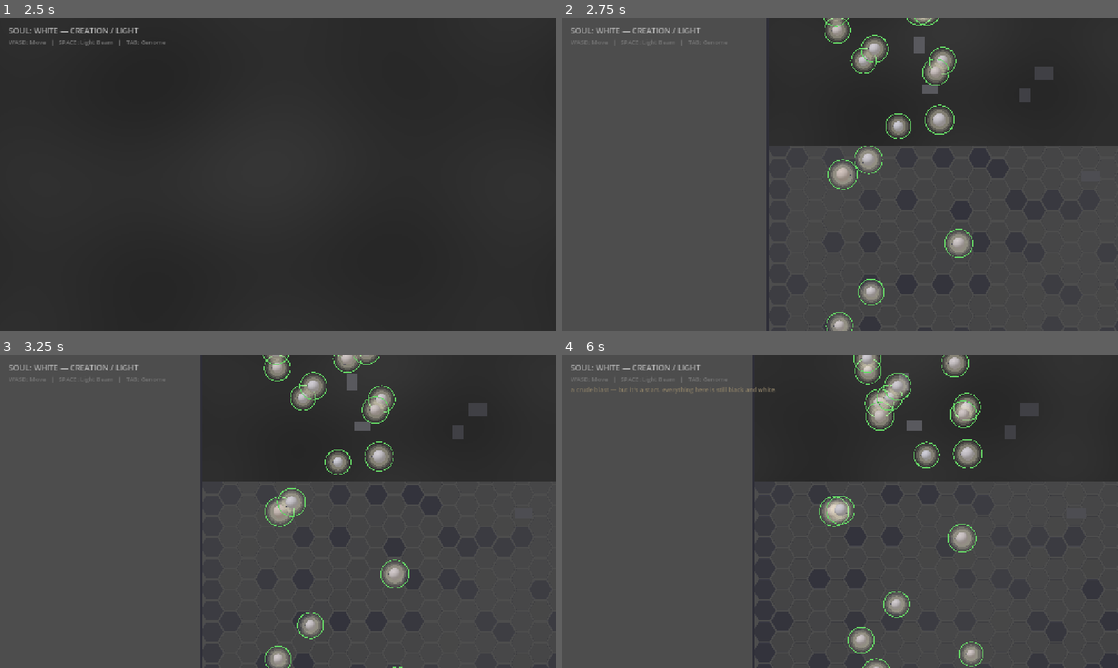
Above: before the commit, frames 1-4 (two rows, left to right).
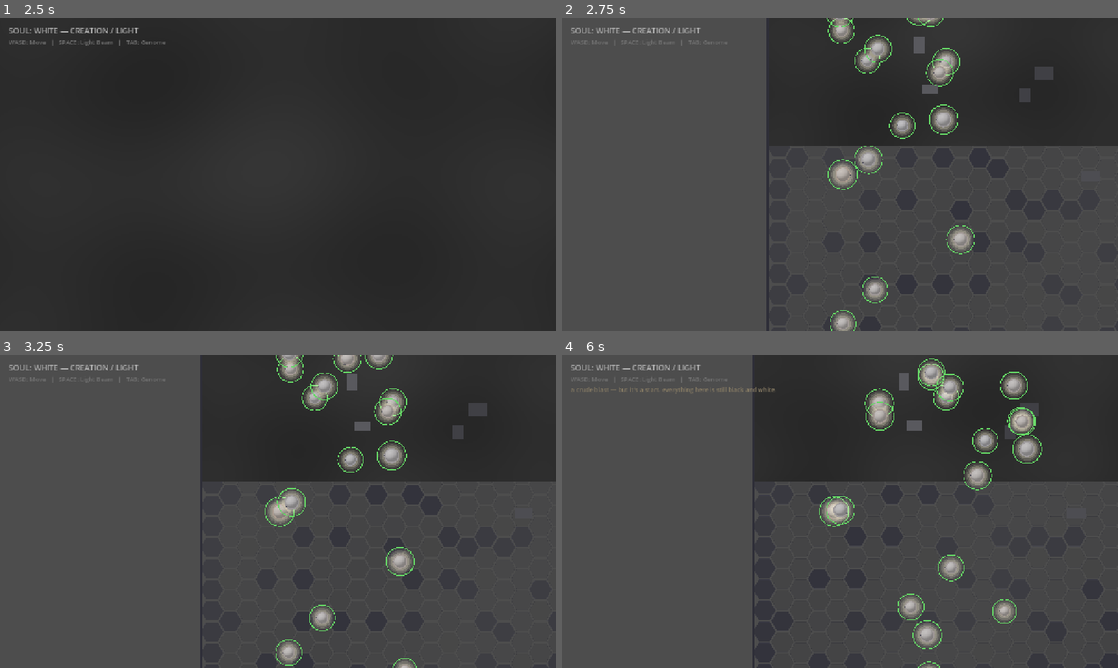
Above: after the commit, the same moments.

Repository: AtmaOVictu/soul-evolution
Game: Godot game, scene res://scenes/main.tscn
Same seed, same stepped clock (60 frames per second), same inputs: the game is played once before the commit and once after it.
Inputs (mouse positions are in pixels of both pictures, inside the frame that each line leads up to):
- Up to frame 1 (2.5 s): click "PLAY" at 0.5 s; click "WHITE — Matter / Electron" at 1.25 s; tap Enter at 2 s; move the mouse to (400, 158) at 2.02 s; hold D from 2.03 s (still down); tap Tab at 2.1 s; click (400, 158) at 2.17 s; tap Space at 2.27 s
- Up to frame 2 (2.75 s): keep holding D
- Up to frame 3 (3.25 s): release D at 2.75 s; drag from (166, 527) to (250, 574) at 2.77 s
- Up to frame 4 (6 s): move the mouse to (895, 442) at 3.52 s; hold D 3.53-4.25 s; tap Tab at 3.6, 5.1 s; drag from (812, 574) to (673, 464) at 4.27 s; move the mouse to (1006, 558) at 5.02 s; hold A 5.03-5.75 s; tap Space at 5.27 s; drag from (673, 464) to (756, 433) at 5.77 s

Frame 1 is identical in both runs. In frame 2, 2.3% of the frame differs, in the area x 47-75%, y 0-100%; in frame 3, 3.8%; in frame 4, 5.6%, in the area x 47-87%, y 0-100%.

Commit message:
canon: quantum fabric/strings (07-fabric.md), scenario 011 (substrate), mythos update, debate-log 012

Diff:
--- a/scripts/hex_grid.gd
+++ b/scripts/hex_grid.gd
@@ -158,10 +158,13 @@
 	# How much color has entered the world through annihilation (main.gd) —
 	# the grid's ripple carries that color instead of staying purely decorative.
 	var color_ratio := 0.0
+	var balance := 0.0
 	var parent := get_parent()
 	if parent and "world_color" in parent and "army_size" in parent:
 		var max_color: float = float(parent.army_size) * 2.0
 		color_ratio = clampf(float(parent.world_color) / maxf(max_color, 1.0), 0.0, 1.0)
+	if parent and "color_balance" in parent:
+		balance = parent.color_balance
 	for c in grid_cols:
 		for r in grid_rows:
 			var center := Vector2(
@@ -197,6 +200,13 @@
 			fill_col.a *= 0.7 + wave * 0.5
 			if color_ratio > 0.0:
 				var tint := Color(0.5, 0.3, 0.6) if t != T_DARK else Color(0.4, 0.22, 0.5)
+				# Balance skews the tint's hue, not its amount: white ahead
+				# warms it, black ahead cools it. 0.0 (neutral middle) leaves
+				# the base tint untouched.
+				if balance > 0.0:
+					tint = tint.lerp(Color(0.75, 0.55, 0.4), balance * 0.5)
+				elif balance < 0.0:
+					tint = tint.lerp(Color(0.3, 0.28, 0.55), -balance * 0.5)
 				fill_col = fill_col.lerp(tint, color_ratio * wave * 0.4)
 			draw_colored_polygon(points, fill_col)
 			for i in 6:
--- a/scripts/main.gd
+++ b/scripts/main.gd
@@ -41,6 +41,22 @@
 var active_body: Node2D = null
 var battle_active: bool = false
 var army_size: int = 20
+
+# --- Neutron remnants (the third state) + dust ---
+# Its own system, not folded into obstacle_rects/substance: a neutron is a
+# conceptually different thing from a destructible wall, and dust is a
+# conceptually different resource from substance. See CRITICAL_BRIEF.md §8-9.
+var neutron_remnants: Array = []
+var dust: int = 0
+
+# --- Color balance (its own system — a rubber-band signal, not world_color) ---
+# -1.0 = all black, 0.0 = neutral middle, +1.0 = all white. Currently expressed
+# via the background only; the "disadvantaged side deals more damage" half
+# has nowhere to attach yet — there is no soul-vs-soul combat damage system at
+# all (beam/force-field only ever hit obstacles/neutron_remnants; souls only
+# fight each other via contact-annihilation, which is binary, not damage-based).
+var color_balance: float = 0.0
+var dust_label: Label = null
 
 var void_bg: ColorRect
 var hud: CanvasLayer
@@ -86,9 +102,25 @@
 				active_body.genome.STR, active_body.genome.STA,
 				active_body.genome.WIS, active_body.genome.DEX])
 			print("[TEST]  ego=%.2f psi=%.3f" % [active_body.genome.ego, active_body.genome.psi])
-	# Wait and observe
-	await get_tree().create_timer(5.0).timeout
-	print("[TEST]  After 5s: active alive? ", active_body.get_life_pct() if active_body and is_instance_valid(active_body) else "dead/gone")
+	# Wait and observe — long enough for armies to actually close distance
+	# and annihilate at least once (they start ~1500-2000px apart)
+	await get_tree().create_timer(15.0).timeout
+	print("[TEST]  After 15s: active alive? ", active_body.get_life_pct() if active_body and is_instance_valid(active_body) else "dead/gone")
+	print("[TEST]  world_color: ", world_color, "  death_count: ", death_count)
+	print("[TEST]  neutron_remnants: ", neutron_remnants.size(), "  dust: ", dust)
+	# Verify dust actually flows from destroying a neutron remnant. --auto never
+	# simulates a SPACE press (same reason obstacle-beam collision is also
+	# unexercised here), so teleport next to one and fire directly to prove
+	# the collision path itself, not just assert it by analogy.
+	if neutron_remnants.size() > 0 and active_body and is_instance_valid(active_body):
+		var target: Node2D = neutron_remnants[0]
+		if is_instance_valid(target):
+			active_body.position = target.position - Vector2(100.0, 0.0)
+			active_body.facing_angle = 0.0
+			for i in 6:
+				active_body._fire_ability()
+				await get_tree().create_timer(0.35).timeout
+			print("[TEST]  after firing at remnant: neutron_remnants=", neutron_remnants.size(), " dust=", dust)
 	print("[TEST] === AUTO TEST COMPLETE ===")
 
 
@@ -100,9 +132,13 @@
 		_check_projectile_collisions()
 		_check_soul_obstacle_collision()
 		_check_force_field()
+		_check_neutron_remnant_collisions()
+		_check_neutron_remnant_blocking()
 		_update_army_ai(delta)
 		_update_active_body(delta)
 		_update_effects(delta)
+		if dust_label:
+			dust_label.text = "⚙ %d" % dust if dust > 0 else ""
 		# Narrator speaks periodically (more often now)
 		narrator_timer += delta
 		if narrator_timer > 5.0:
@@ -400,6 +436,10 @@
 	obstacle_rects.clear()
 	obstacle_hp.clear()
 	obstacle_max_hp.clear()
+	for rem in neutron_remnants:
+		if is_instance_valid(rem):
+			rem.queue_free()
+	neutron_remnants.clear()
 
 
 # --- HUD ---
@@ -433,6 +473,11 @@
 	first_blast_label.add_theme_color_override("font_color", Color(0.55, 0.5, 0.4))
 	first_blast_label.visible = false
 	vbox.add_child(first_blast_label)
+	dust_label = Label.new()
+	dust_label.text = ""
+	dust_label.add_theme_font_size_override("font_size", 13)
+	dust_label.add_theme_color_override("font_color", Color(0.5, 0.48, 0.42))
+	vbox.add_child(dust_label)
 	flavor_label = Label.new()
 	flavor_label.text = ""
 	flavor_label.horizontal_alignment = HORIZONTAL_ALIGNMENT_RIGHT
@@ -683,6 +728,55 @@
 				break
 		if beam_hit and pi < projectiles.size():
 			projectiles.remove_at(pi)
+
+
+func _check_neutron_remnant_collisions() -> void:
+	# Beam vs. wreckage — its own check, not merged into the obstacle-beam
+	# logic above, because breaking a neutron yields dust, a resource
+	# conceptually distinct from substance/upgrade_points.
+	var soul := active_body
+	if not soul or not is_instance_valid(soul) or not soul.has_method("get_active_projectiles"):
+		return
+	var projectiles: Array[Dictionary] = soul.get_active_projectiles()
+	for pi in range(projectiles.size() - 1, -1, -1):
+		var proj: Dictionary = projectiles[pi]
+		if proj.get("type") != "beam":
+			continue
+		var beam_start: Vector2 = soul.position + proj["start"]
+		var beam_end: Vector2 = soul.position + proj["end"]
+		var beam_hit := false
+		for ri in range(neutron_remnants.size() - 1, -1, -1):
+			var rem: Node2D = neutron_remnants[ri]
+			if not is_instance_valid(rem):
+				neutron_remnants.remove_at(ri)
+				continue
+			var closest := Geometry2D.get_closest_point_to_segment(rem.position, beam_start, beam_end)
+			if closest.distance_to(rem.position) < rem.radius * 0.7:
+				var destroyed: bool = rem.take_beam_damage(int(proj["damage"]))
+				_spawn_beam_impact(rem.position)
+				beam_hit = true
+				if destroyed:
+					dust += randi_range(2, 4)
+					rem.queue_free()
+					neutron_remnants.remove_at(ri)
+				break
+		if beam_hit and pi < projectiles.size():
+			projectiles.remove_at(pi)
+
+
+func _check_neutron_remnant_blocking() -> void:
+	# Wreckage is solid — the arena narrows as its own war fills it with
+	# debris ("movement grows heavy", CRITICAL_BRIEF.md §3/§8).
+	if not active_body or not is_instance_valid(active_body):
+		return
+	for rem in neutron_remnants:
+		if not is_instance_valid(rem):
+			continue
+		var min_dist: float = active_body.radius + rem.radius
+		var dist: float = active_body.position.distance_to(rem.position)
+		if dist < min_dist and dist > 0.01:
+			var push_dir: Vector2 = (active_body.position - rem.position).normalized()
+			active_body.position += push_dir * (min_dist - dist)
 
 
 func _check_force_field() -> void:
@@ -807,8 +901,15 @@
 			if sn != active_body:
 				_ai_think(sn, enemies, delta)
 	_update_concealment(delta)
+	_update_color_balance()
 	_check_annihilation()
 	_check_battle_end()
+
+
+func _update_color_balance() -> void:
+	# -1.0 = all black, 0.0 = neutral middle, +1.0 = all white.
+	var total := white_army.size() + black_army.size()
+	color_balance = float(white_army.size() - black_army.size()) / float(maxi(total, 1))
 
 
 func _update_concealment(delta: float) -> void:
@@ -904,7 +1005,12 @@
 			final_target = formation_target.lerp(enemy_centroid, 0.4)
 		var to_target: Vector2 = final_target - sn.position
 		if to_target.length() > 20.0:
-			sn.position += to_target.normalized() * sn.genome.get_speed() * 0.15 * delta
+			# 0.15 (was the value before the WASD-input bug fix) turned out to be
+			# too slow to ever close the ~1800px starting gap between armies in
+			# reasonable time — that was previously masked by every soul also
+			# drifting with the player's raw input. Real AI-only speed needs to
+			# be faster now that masking is gone.
+			sn.position += to_target.normalized() * sn.genome.get_speed() * 0.35 * delta
 		if sn.polarity == 1 and sn.force_field_strength < 0.3:
 			# Black: keep force field warm to control territory
 			sn.force_field_active = true
@@ -968,12 +1074,18 @@
 func _check_incarnation() -> void:
 	if not soul_stream:
 		return
-	# Find next alive soul on the same side
+	# The dying body — captured before we search, and explicitly excluded
+	# below. Annihilation kills via queue_free() without ever touching HP, so
+	# at this point the dying soul can still read get_life_pct() > 0.0 and
+	# still be sitting in the army array: without this exclusion the search
+	# picks the very soul that's about to be freed two lines later, and no
+	# real incarnation happens.
+	var dying := active_body
 	if active_body and is_instance_valid(active_body):
 		active_body.is_active = false
 	var army: Array = white_army if soul_stream.current_body and soul_stream.current_body.polarity == 0 else black_army
 	for sn in army:
-		if is_instance_valid(sn) and sn.has_method("get_life_pct") and sn.get_life_pct() > 0.0:
+		if sn != dying and is_instance_valid(sn) and sn.has_method("get_life_pct") and sn.get_life_pct() > 0.0:
 			# The reserve gains ego (but less than the original)
 			sn.genome.ego = 0.8
 			sn.genome.set_ego(0.8)
@@ -1013,9 +1125,13 @@
 				continue
 			var dist: float = white_soul.position.distance_to(black_soul.position)
 			if dist < white_soul.radius + black_soul.radius + 4.0:
-				# ANNIHILATION! Both destroyed, color released
+				# ANNIHILATION! Both destroyed, color released — AND a third
+				# state: the pair neutralizes into a broken physical remnant,
+				# not just an abstract counter. See CRITICAL_BRIEF.md §8.
 				var contact_point: Vector2 = (white_soul.position + black_soul.position) * 0.5
 				_spawn_annihilation_effect(contact_point)
+				_crack_open_nearby_remnants(contact_point)
+				_spawn_neutron_remnant(contact_point)
 				# Release substance (color) into the world
 				substance += 2
 				world_color += 1
@@ -1044,6 +1160,31 @@
 			black_army.remove_at(i)
 
 
+func _spawn_neutron_remnant(pos: Vector2) -> void:
+	var remnant_script = preload("res://scripts/neutron_remnant.gd")
+	var remnant := Node2D.new()
+	remnant.name = "Neutron_%d" % neutron_remnants.size()
+	remnant.set_script(remnant_script)
+	remnant.position = pos
+	add_child(remnant)
+	neutron_remnants.append(remnant)
+
+
+func _crack_open_nearby_remnants(pos: Vector2) -> void:
+	# New violence near old wreckage reclaims it — reverts to color instead
+	# of staying permanently spent. See CRITICAL_BRIEF.md §8.
+	for i in range(neutron_remnants.size() - 1, -1, -1):
+		var rem: Node2D = neutron_remnants[i]
+		if not is_instance_valid(rem):
+			neutron_remnants.remove_at(i)
+			continue
+		if rem.position.distance_to(pos) < 90.0:
+			world_color += 1
+			_spawn_annihilation_effect(rem.position)
+			rem.queue_free()
+			neutron_remnants.remove_at(i)
+
+
 func _spawn_annihilation_effect(pos: Vector2) -> void:
 	# Bright flash + expanding color rings — the energy of creation
 	for i in 6:
--- /dev/null
+++ b/scripts/neutron_remnant.gd
@@ -0,0 +1,57 @@
+extends Node2D
+## Neutron remnant — the third state. What an annihilated soul becomes: not
+## white, not black, a broken and inert fragment of what was a body. Physical
+## wreckage, not a hidden counter — it blocks movement, degrades under fire,
+## and yields dust when destroyed. A later annihilation nearby can crack it
+## back open (see main.gd _check_annihilation) — reclaimed, not permanent.
+##
+## Deliberately its own system (own script, own state) rather than folded
+## into the existing ColorRect obstacle arrays in main.gd — a neutron is a
+## conceptually different thing from a destructible wall.
+
+var hp: int = 4
+var max_hp: int = 4
+var radius: float = 22.0
+var _shard_seed: int = 0
+
+
+func _ready() -> void:
+	_shard_seed = randi()
+	queue_redraw()
+
+
+func get_life_ratio() -> float:
+	return float(hp) / float(max_hp) if max_hp > 0 else 0.0
+
+
+## Returns true if this destroys the remnant.
+func take_beam_damage(amount: int) -> bool:
+	hp -= amount
+	queue_redraw()
+	return hp <= 0
+
+
+func _draw() -> void:
+	# Broken, split — not a sphere. A handful of jagged shard fragments held
+	# loosely around a center point. Seeded so the shape is stable across
+	# redraws (only changes when damaged), not re-randomized every frame.
+	var rng := RandomNumberGenerator.new()
+	rng.seed = _shard_seed
+	var ratio := get_life_ratio()
+	var base_col := Color(0.24, 0.23, 0.26, 0.85).lerp(Color(0.07, 0.07, 0.09, 0.85), 1.0 - ratio)
+	var edge_col := Color(0.4, 0.36, 0.46, 0.5)
+	var shard_count := 5
+	for i in shard_count:
+		var ang: float = TAU * float(i) / float(shard_count) + rng.randf_range(-0.3, 0.3)
+		var dist: float = radius * rng.randf_range(0.1, 0.5)
+		var center := Vector2(cos(ang), sin(ang)) * dist
+		var size: float = radius * rng.randf_range(0.3, 0.55)
+		var sides := 5
+		var points := PackedVector2Array()
+		for s in sides:
+			var sa: float = TAU * float(s) / float(sides) + rng.randf_range(-0.4, 0.4)
+			points.append(center + Vector2(cos(sa), sin(sa)) * size * rng.randf_range(0.55, 1.0))
+		draw_colored_polygon(points, base_col)
+		var outline := points.duplicate()
+		outline.append(points[0])
+		draw_polyline(outline, edge_col, 1.0, false)
--- a/scripts/soul.gd
+++ b/scripts/soul.gd
@@ -292,15 +292,29 @@
 				draw_line(sstart, send, sc, maxf(sw, 1.0), false)
 
 
+## The soul filled with its color/soul/lifeforce, expressed as % — a level,
+## not a flat tint. Reuses the life ring's %-as-arc convention (start at
+## -PI/2, sweep clockwise by TAU * pct) so the visual language is consistent.
+func _draw_color_fill(fill_col: Color, fill_pct: float) -> void:
+	if fill_pct <= 0.001:
+		return
+	var points := PackedVector2Array([Vector2.ZERO])
+	var segs: int = maxi(2, int(ceil(40.0 * fill_pct)))
+	for s in range(segs + 1):
+		var a: float = -PI / 2.0 + TAU * fill_pct * float(s) / float(segs)
+		points.append(Vector2(cos(a), sin(a)) * radius)
+	draw_colored_polygon(points, fill_col)
+
+
 func _draw_white_soul(life_pct: float, flash: float) -> void:
-	# WHITE = electron = SOLID bright sphere, light palette, clean
-	var soul_col := Color(0.92, 0.92, 0.97)
+	# WHITE = electron. Shell holds no color (see blender/generate_souls.py) —
+	# it's shading only. Color lives in the fill below, sized by life_pct.
+	var fill_col := Color(0.6, 0.6, 0.63)
 	if genome:
 		var seep_amt: float = genome.trace * (0.5 if color_unlocked else 0.2)
-		soul_col = soul_col.lerp(Color(0.95, 0.65, 0.3), seep_amt)
-	soul_col = soul_col.lerp(Color(0.5, 0.5, 0.5), 1.0 - life_pct)
+		fill_col = fill_col.lerp(Color(0.95, 0.65, 0.3), seep_amt)
 	if flash > 0.0:
-		soul_col = soul_col.lerp(Color.WHITE, flash)
+		fill_col = fill_col.lerp(Color.WHITE, flash)
 
 	# Halo glow — light bleeds outward (this is a radiation source)
 	for i in range(3):
@@ -308,32 +322,30 @@
 		var halo_a: float = (0.22 - float(i) * 0.06) * (0.5 + life_pct * 0.5)
 		draw_circle(Vector2.ZERO, halo_r, Color(1.0, 0.97, 0.85, halo_a))
 
+	_draw_color_fill(fill_col, life_pct)
+
 	if soul_texture:
 		var tex_size := radius * 2.15
-		draw_texture_rect(soul_texture, Rect2(Vector2(-tex_size, -tex_size) * 0.5, Vector2(tex_size, tex_size)), false, soul_col)
+		# Shell drawn translucent — shading modulates the fill instead of
+		# hiding it under an opaque colored surface.
+		draw_texture_rect(soul_texture, Rect2(Vector2(-tex_size, -tex_size) * 0.5, Vector2(tex_size, tex_size)), false, Color(1.0, 1.0, 1.0, 0.55))
 	else:
 		# Fallback (asset pipeline not run — see blender/generate_souls.py)
-		draw_circle(Vector2.ZERO, radius + 2.0, Color(0.12, 0.12, 0.15))
-		draw_circle(Vector2.ZERO, radius, soul_col)
-		var shadow := Color(soul_col.r * 0.5, soul_col.g * 0.5, soul_col.b * 0.55, 0.35)
-		draw_circle(Vector2(radius * 0.15, radius * 0.15), radius * 0.5, shadow)
-		var hl := Color(soul_col.r * 1.1, soul_col.g * 1.1, soul_col.b * 1.1, 0.4)
-		draw_circle(Vector2(-radius * 0.2, -radius * 0.2), radius * 0.35, hl)
-		draw_circle(Vector2(-radius * 0.15, -radius * 0.15), radius * 0.12, Color(1.0, 1.0, 1.0, 0.5))
+		draw_circle(Vector2.ZERO, radius + 2.0, Color(0.12, 0.12, 0.15, 0.4))
 	# Facing dot
 	var fi := Vector2(cos(facing_angle), sin(facing_angle)) * (radius - 2.0)
 	draw_circle(fi, 2.0, Color(0.3, 0.3, 0.35))
 
 
 func _draw_black_soul(life_pct: float, flash: float) -> void:
-	# BLACK = antimatter = SOLID dark sphere, dark palette, heavy
-	var soul_col := Color(0.08, 0.08, 0.1)
+	# BLACK = antimatter. Shell holds no color, shading only — same rule as
+	# white. Color lives in the fill below, sized by life_pct.
+	var fill_col := Color(0.32, 0.32, 0.36)
 	if genome:
 		var seep_amt: float = genome.trace * (0.4 if color_unlocked else 0.15)
-		soul_col = soul_col.lerp(Color(0.5, 0.25, 0.4), seep_amt)
-	soul_col = soul_col.lerp(Color(0.35, 0.35, 0.38), 1.0 - life_pct)
+		fill_col = fill_col.lerp(Color(0.5, 0.25, 0.4), seep_amt)
 	if flash > 0.0:
-		soul_col = soul_col.lerp(Color(0.5, 0.5, 0.55), flash)
+		fill_col = fill_col.lerp(Color(0.5, 0.5, 0.55), flash)
 
 	# Void tendrils — jagged dark spikes reaching outward (this is a void source, not a glow)
 	var tendril_count := 7
@@ -344,18 +356,14 @@
 		var tip_pt := Vector2(cos(ang), sin(ang)) * (radius + 9.0 + wobble)
 		draw_line(base_pt, tip_pt, Color(0.02, 0.01, 0.04, 0.55), 2.5, false)
 
+	_draw_color_fill(fill_col, life_pct)
+
 	if soul_texture:
 		var tex_size := radius * 2.15
-		draw_texture_rect(soul_texture, Rect2(Vector2(-tex_size, -tex_size) * 0.5, Vector2(tex_size, tex_size)), false, soul_col)
+		draw_texture_rect(soul_texture, Rect2(Vector2(-tex_size, -tex_size) * 0.5, Vector2(tex_size, tex_size)), false, Color(1.0, 1.0, 1.0, 0.6))
 	else:
 		# Fallback (asset pipeline not run — see blender/generate_souls.py)
-		draw_circle(Vector2.ZERO, radius + 2.0, Color(0.3, 0.3, 0.35))
-		draw_circle(Vector2.ZERO, radius, soul_col)
-		var shadow := Color(soul_col.r * 1.8, soul_col.g * 1.8, soul_col.b * 1.8, 0.25)
-		draw_circle(Vector2(radius * 0.15, radius * 0.15), radius * 0.5, shadow)
-		var hl := Color(soul_col.r * 2.5, soul_col.g * 2.5, soul_col.b * 2.5, 0.2)
-		draw_circle(Vector2(-radius * 0.2, -radius * 0.2), radius * 0.35, hl)
-		draw_circle(Vector2(-radius * 0.15, -radius * 0.15), radius * 0.1, Color(0.4, 0.4, 0.45, 0.25))
+		draw_circle(Vector2.ZERO, radius + 2.0, Color(0.3, 0.3, 0.35, 0.4))
 	# Facing dot
 	var fi := Vector2(cos(facing_angle), sin(facing_angle)) * (radius - 2.0)
 	draw_circle(fi, 2.0, Color(0.5, 0.5, 0.55))
Binary file changed: assets/black_soul.png
Not shown, changed: assets/soul_models.obj
Binary file changed: assets/white_soul.png
Not shown, added: scripts/neutron_remnant.gd.uid
Not shown, changed: CRITICAL_BRIEF.md
Not shown, changed: assets/soul_models.blend
Not shown, changed: canon/00-mythos.md
Not shown, added: canon/03-scenarios/scn-011-the-fabric-breathes.md
Not shown, added: canon/07-fabric.md
Not shown, changed: canon/debate-log.md
